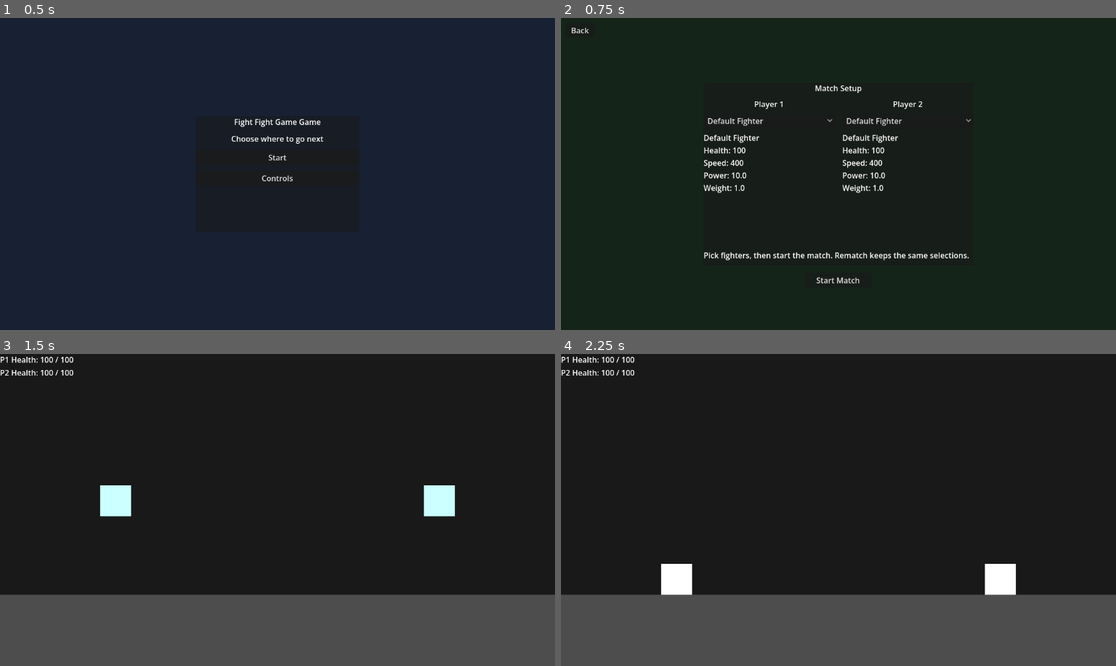
Above: before the commit, frames 1-4 (two rows, left to right).
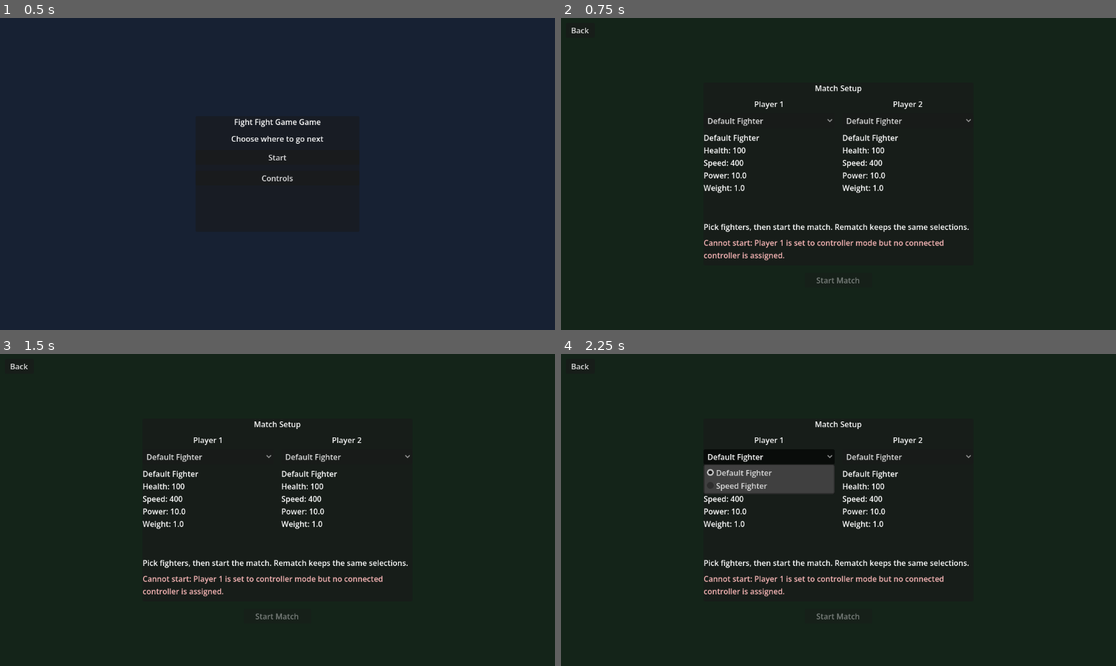
Above: after the commit, the same moments.

Repository: GitLlamma/Fight-Fight-Game-Game
Game: Godot game, scene res://scenes/main.tscn
The game is run twice, just before and just after one commit, with the same random seed, the same clock (stepped at 60 frames per second) and the same inputs.
Inputs (mouse positions are in pixels of both pictures, inside the frame that each line leads up to):
- Up to frame 1 (0.5 s): no input
- Up to frame 2 (0.75 s): click "Start" at 0.5 s
- Up to frame 3 (1.5 s): click (277, 616) at 1.25 s, where only the run before the commit has a clickable "Start Match"
- Up to frame 4 (2.25 s): click (771, 456) at 2 s, where only the run after the commit has a clickable "Default Fighter"

Frame 1 is identical in both runs. In frame 2, 1.6% of the frame differs, in the area x 25-74%, y 65-86%; in frame 3, 27%; in frame 4, 29%, in the area x 0-100%, y 0-100%.

Commit message:
Made controller default input source

Diff:
--- a/GodotFiles/fight-fight-game-game/scripts/game_manager.gd
+++ b/GodotFiles/fight-fight-game-game/scripts/game_manager.gd
@@ -224,8 +224,8 @@
 func _get_player_input_mode(player_number: int) -> StringName:
 	var match_setup: Node = get_node_or_null(MATCH_SETUP_NODE_PATH)
 	if match_setup == null:
-		return INPUT_MODE_KEYBOARD
-	return match_setup.get_player_input_mode(player_number, INPUT_MODE_KEYBOARD)
+		return INPUT_MODE_CONTROLLER
+	return match_setup.get_player_input_mode(player_number, INPUT_MODE_CONTROLLER)
 
 func _get_preferred_controller_device_id(player_number: int) -> int:
 	var match_setup: Node = get_node_or_null(MATCH_SETUP_NODE_PATH)
--- a/GodotFiles/fight-fight-game-game/scripts/hud.gd
+++ b/GodotFiles/fight-fight-game-game/scripts/hud.gd
@@ -549,8 +549,8 @@
 	if match_setup == null:
 		return
 
-	p1_uses_controller = match_setup.get_player_input_mode(1, INPUT_MODE_KEYBOARD) == INPUT_MODE_CONTROLLER
-	p2_uses_controller = match_setup.get_player_input_mode(2, INPUT_MODE_KEYBOARD) == INPUT_MODE_CONTROLLER
+	p1_uses_controller = match_setup.get_player_input_mode(1, INPUT_MODE_CONTROLLER) == INPUT_MODE_CONTROLLER
+	p2_uses_controller = match_setup.get_player_input_mode(2, INPUT_MODE_CONTROLLER) == INPUT_MODE_CONTROLLER
 
 func _save_input_modes_to_match_setup() -> void:
 	var match_setup: Node = get_node_or_null(MATCH_SETUP_NODE_PATH)
--- a/GodotFiles/fight-fight-game-game/scripts/match_setup.gd
+++ b/GodotFiles/fight-fight-game-game/scripts/match_setup.gd
@@ -12,8 +12,8 @@
 	2: DEFAULT_CHARACTER_ID,
 }
 var default_player_input_modes := {
-	1: INPUT_MODE_KEYBOARD,
-	2: INPUT_MODE_KEYBOARD,
+	1: INPUT_MODE_CONTROLLER,
+	2: INPUT_MODE_CONTROLLER,
 }
 var default_player_controller_device_ids := {
 	1: CONTROLLER_DEVICE_AUTO_ID,
@@ -93,7 +93,7 @@
 func set_player_input_mode(player_number: int, input_mode: StringName) -> void:
 	selected_input_modes[player_number] = _sanitize_input_mode(input_mode)
 
-func get_player_input_mode(player_number: int, fallback_mode: StringName = INPUT_MODE_KEYBOARD) -> StringName:
+func get_player_input_mode(player_number: int, fallback_mode: StringName = INPUT_MODE_CONTROLLER) -> StringName:
 	if selected_input_modes.has(player_number):
 		return selected_input_modes[player_number]
 	if default_player_input_modes.has(player_number):
Not shown, changed: DOCUMENTATION.md
